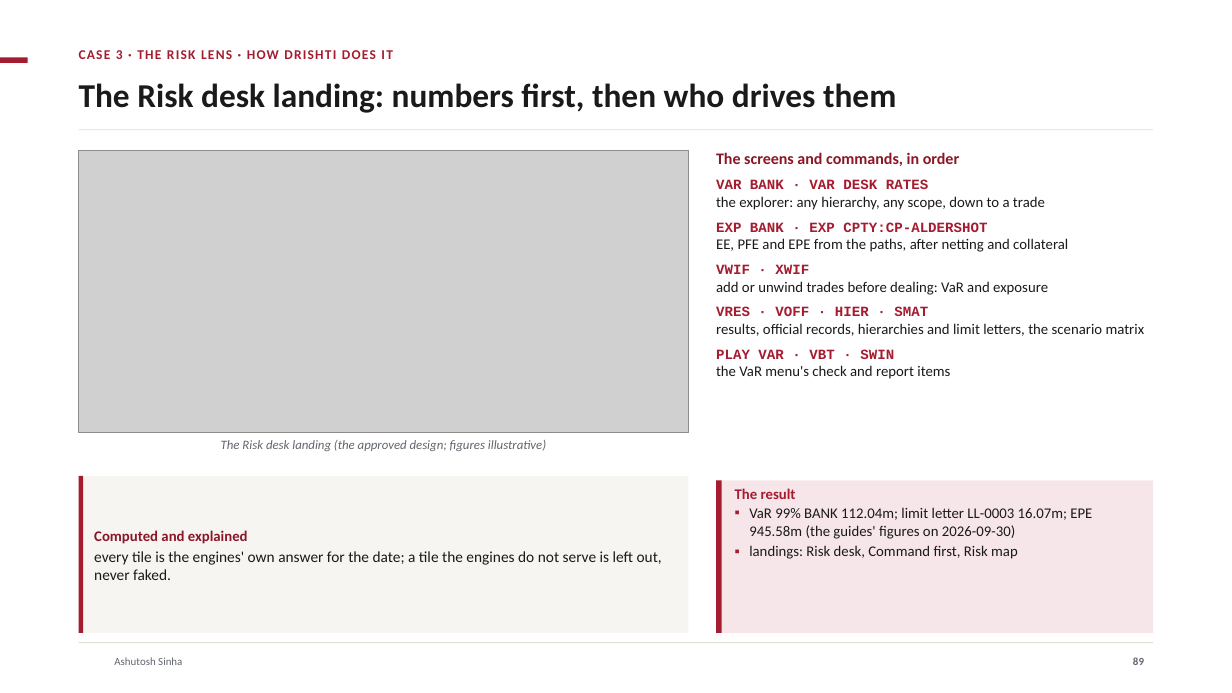
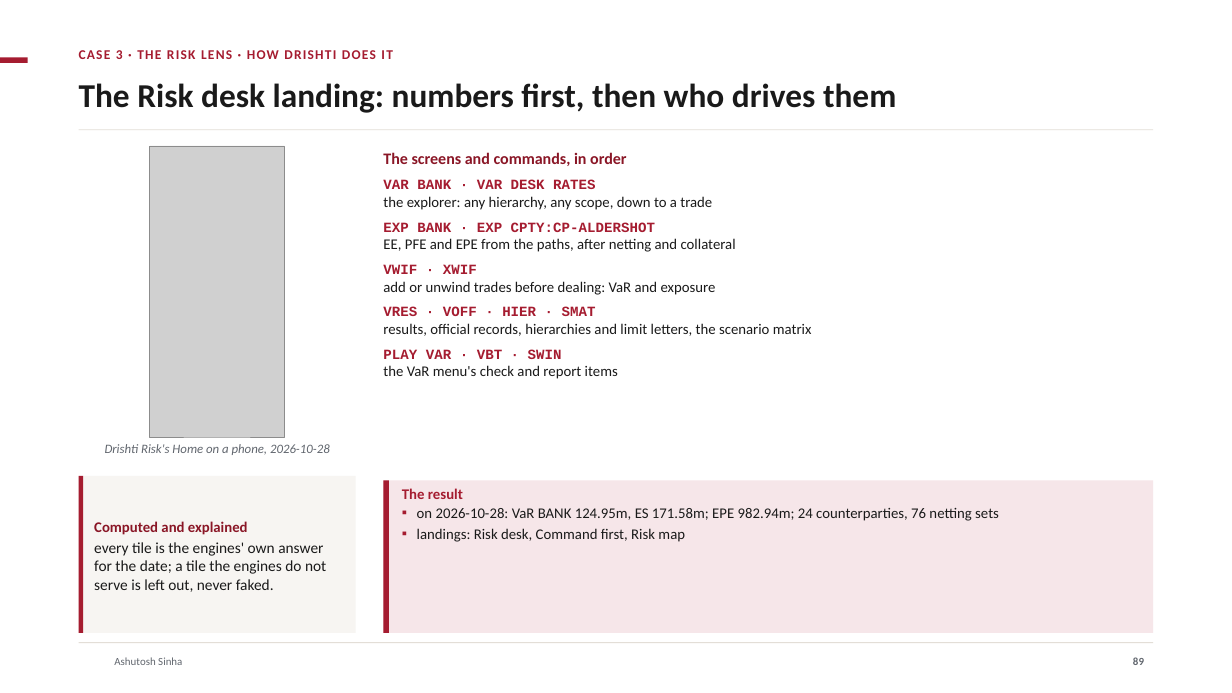
Before and after one commit to ajsinha/drishti, a slide deck: slide 89 of docs/publications/Drishti-Design-and-Evidence.pptx. Drawn at 1232x693 pixels with LibreOffice and Linux fonts; fonts in the diff are those of the drawing; grey boxes stand for pictures; background and template pictures are left out. Boxes give left, top, right and bottom in pixels: in the first picture for what was removed or moved away, otherwise in the second. Text is boxed around its words. In the diff, an @@ line names an element or a change of style, - is before the commit and + after.

Commit message:
Decks: Design-and-Evidence without status pills; the phone tiers and lens menus on the real phone captures; no picture disagrees with its slide (live period statistics and the reports list, real captures for the Risk, Trading, Market and World cases, mock-ups captioned as such with no figures they could contradict); each bank EPE dated; chapter names clear of their numbers

```diff
--- a/docs/publications/Drishti-Design-and-Evidence.pptx
+++ b/docs/publications/Drishti-Design-and-Evidence.pptx
@@ picture: place and size @@
-picture at [79,151,689,433]
+picture at [150,146,285,437]
@@ text "The screens and commands, in ...": place and size @@
-text "The screens and commands, in ..." at [716,152,959,166]
+text "The screens and commands, in ..." at [383,152,626,166]
@@ text "VAR BANK · VAR DESK ...": place and size @@
-text "VAR BANK · VAR DESK ..." at [716,179,1145,379]
+text "VAR BANK · VAR DESK ..." at [383,179,812,379]
@@ text at [105,444,330,455]: text changed @@
-The Risk desk landing (the approved design; figures illustrative)
+Drishti Risk's Home on a phone, 2026-10-28
@@ rectangle: place and size @@
-rectangle at [79,476,689,633]
+rectangle at [79,476,356,633]
@@ text "Computed and explained" rewrapped from [94,530,662,580] to [94,521,326,592] @@
@@ rectangle: place and size @@
-rectangle at [716,481,1153,633]
+rectangle at [384,481,1153,633]
@@ rectangle: place and size @@
-rectangle at [716,481,722,633]
+rectangle at [384,481,389,633]
@@ text "The result": place and size @@
-text "The result" at [735,488,1092,559]
+text "The result" at [402,488,999,542]
@@ text at [417,508,999,521]: text changed @@
-▪ VaR 99% BANK 112.04m; limit letter LL-0003 16.07m; EPE 945.58m (the guides' figures on 2026-09-30)
+▪ on 2026-10-28: VaR BANK 124.95m, ES 171.58m; EPE 982.94m; 24 counterparties, 76 netting sets
```
Also in this commit, not shown: 35 other slides changed, 1 other file.
